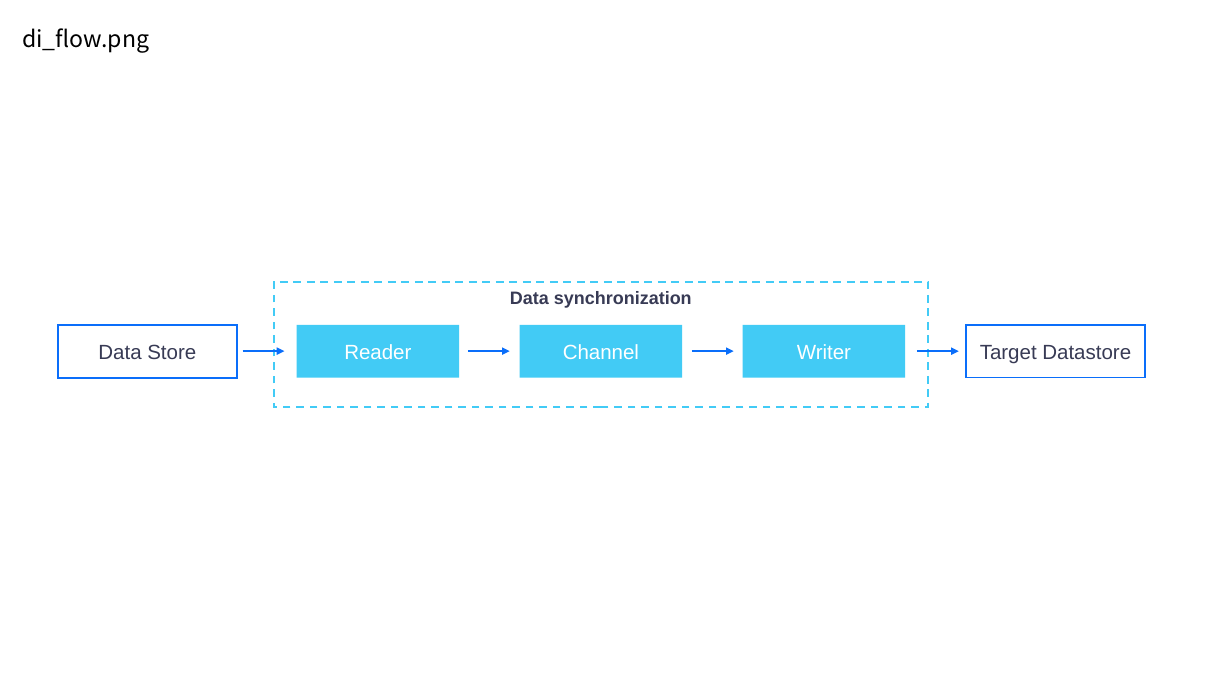
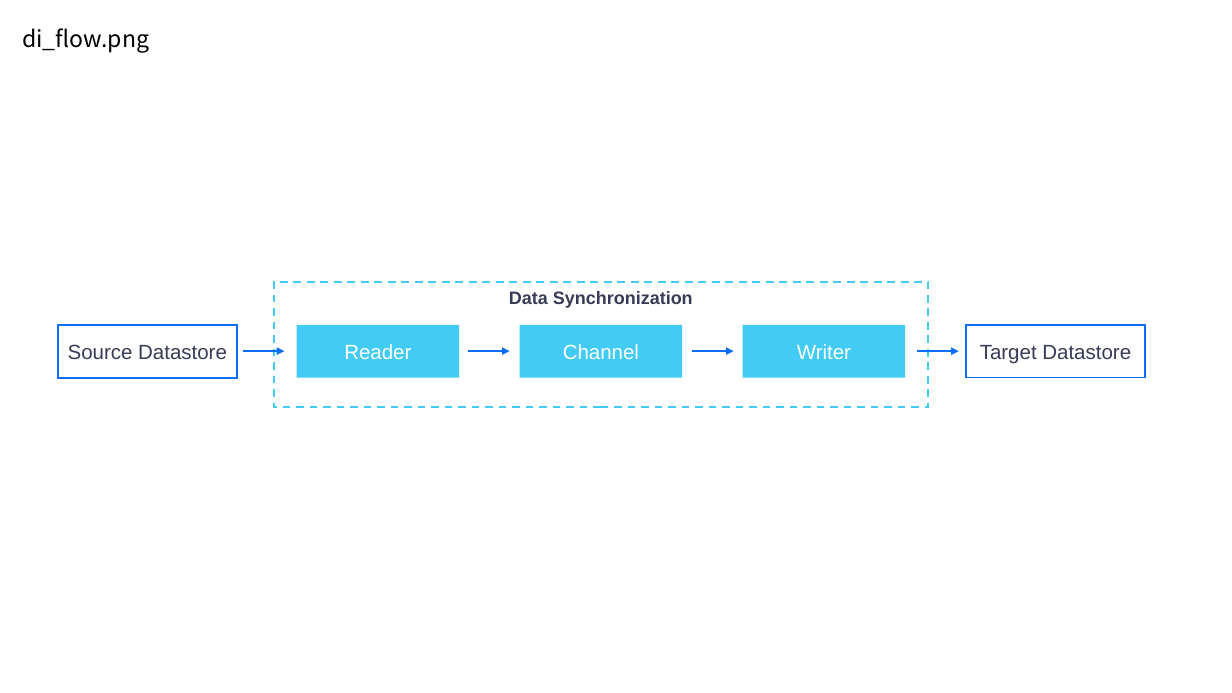
Before and after one commit to EnvisionDoc/offline_data_en, a slide deck: slide 4 of media/offline_en.pptx. Drawn at 1232x693 pixels with LibreOffice and Linux fonts; fonts in the diff are those of the drawing. Boxes give left, top, right and bottom in pixels: in the first picture for what was removed or moved away, otherwise in the second. Text is boxed around its words. In the diff, an @@ line names an element or a change of style, - is before the commit and + after.

```diff
--- a/media/offline_en.pptx
+++ b/media/offline_en.pptx
@@ text in rectangle at [509,291,693,308]: text changed @@
-Data synchronization
+Data Synchronization
@@ text in rectangle at [68,344,227,359]: text changed @@
-Data Store
+Source Datastore
```
Also in this commit, not shown: 36 other files.
